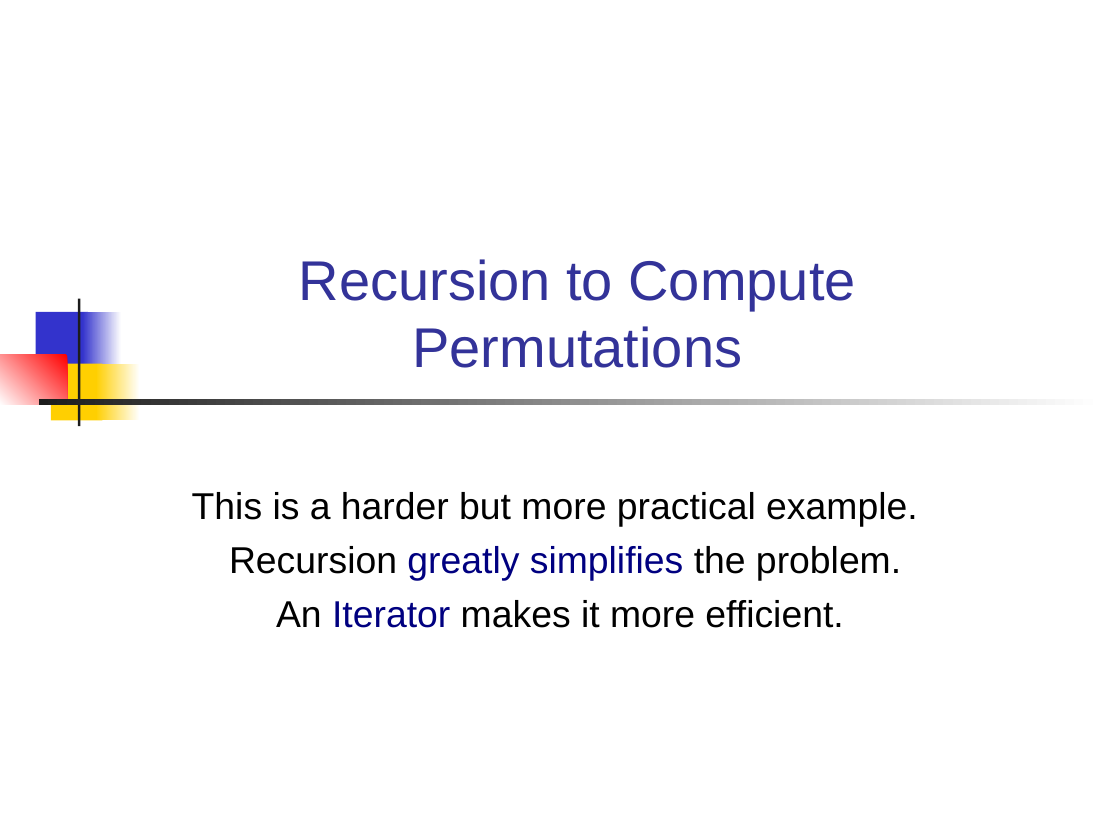
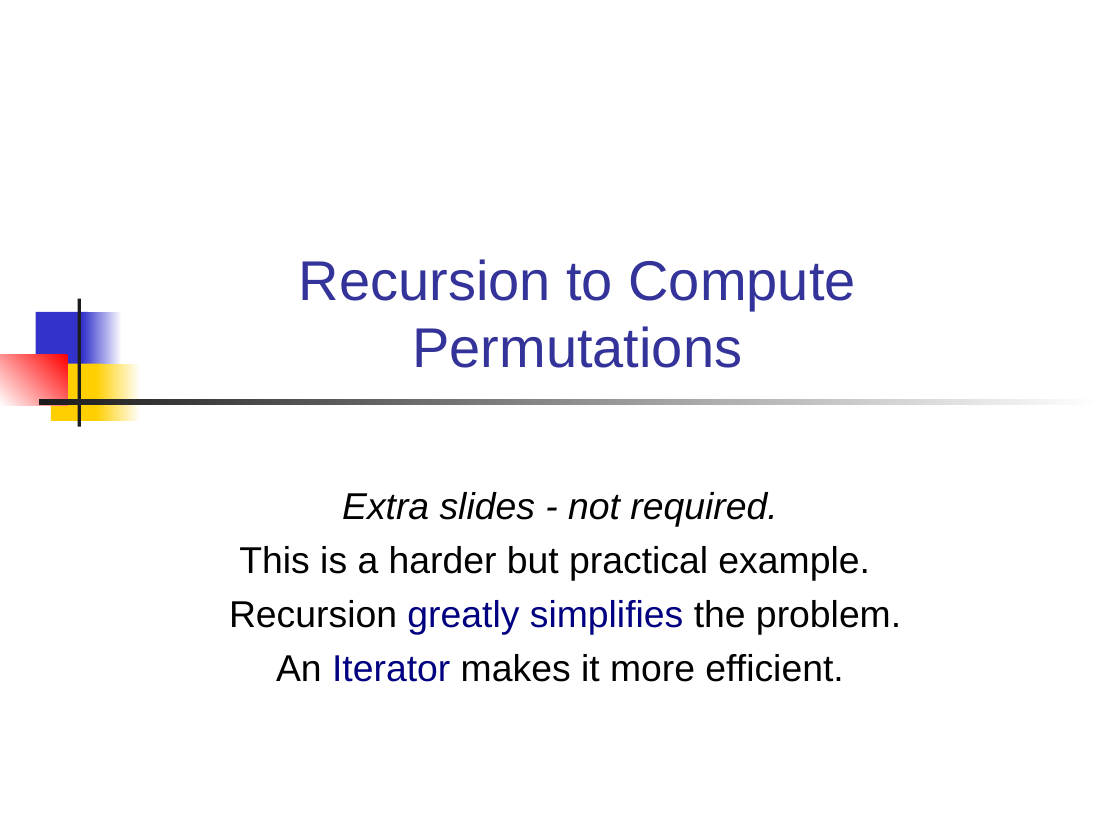
Before and after one commit to skeoop/skeoop.github.io, a slide deck: slide 18 of recursion/Recursion.ppt (slide 17 before the commit). Drawn at 1120x840 pixels with LibreOffice and Linux fonts; fonts in the diff are those of the drawing. Boxes give left, top, right and bottom in pixels: in the first picture for what was removed or moved away, otherwise in the second. Text is boxed around its words. In the diff, an @@ line names an element or a change of style, - is before the commit and + after.

Commit message:
add Lab10 and Recursion slides

```diff
--- a/recursion/Recursion.ppt
+++ b/recursion/Recursion.ppt
@@ subtitle at (x1=239, y1=492, x2=869, y2=580): text changed @@
-This is a harder but more practical example.
+Extra slides - not required.
+This is a harder but practical example.
```
Also in this commit, not shown: 27 other slides changed, 1 slide added, 1 slide removed, 3 other files.
